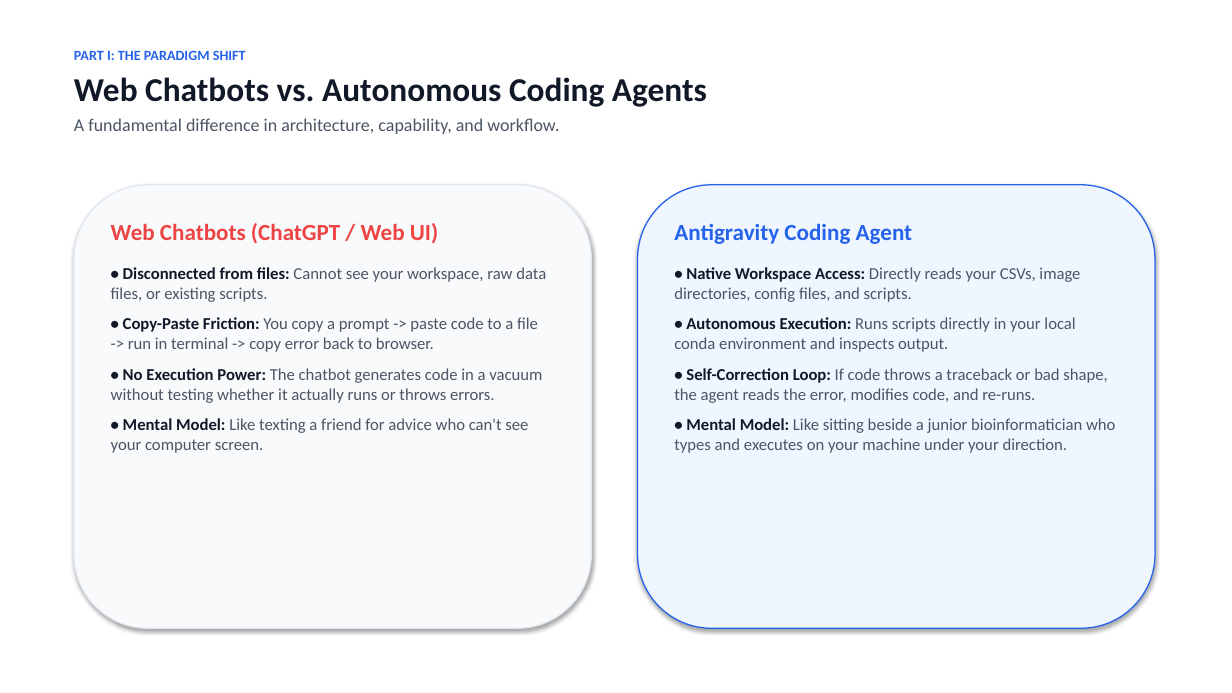
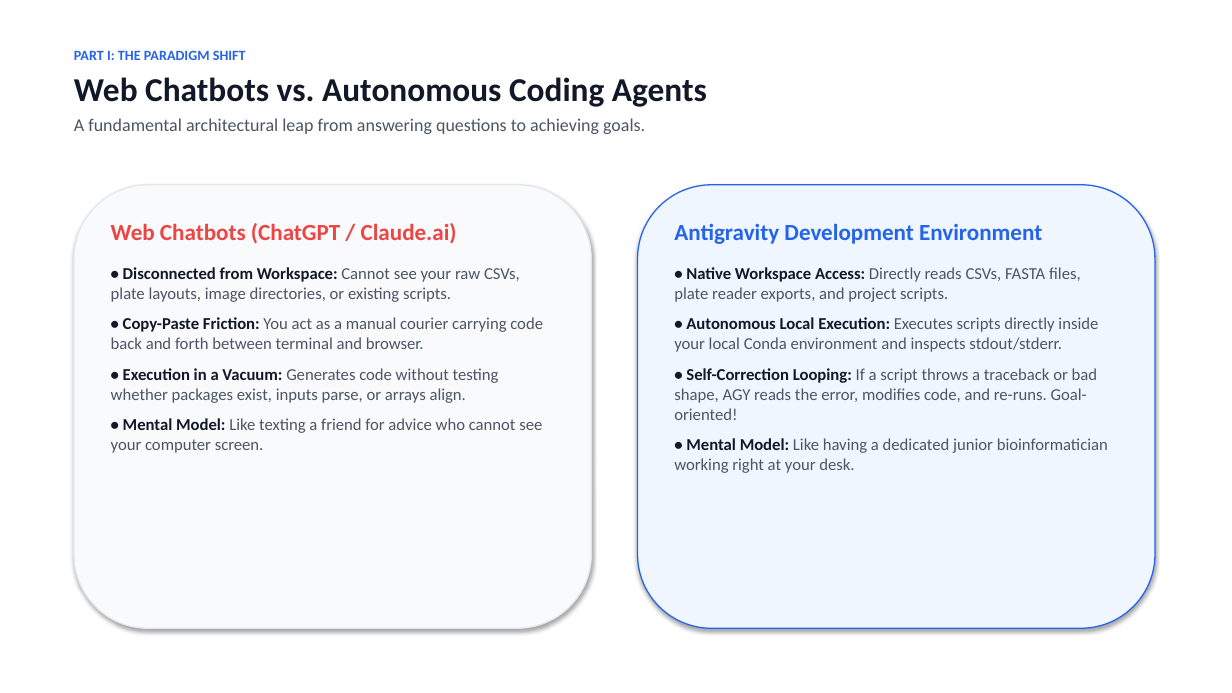
Before and after one commit to berman-lab/antigravity-intoduction-presentation, a slide deck: slide 3 of antigravity_lab_presentation.pptx. Drawn at 1232x693 pixels with LibreOffice and Linux fonts; fonts in the diff are those of the drawing. Boxes give left, top, right and bottom in pixels: in the first picture for what was removed or moved away, otherwise in the second. Text is boxed around its words. In the diff, an @@ line names an element or a change of style, - is before the commit and + after.

```diff
--- a/antigravity_lab_presentation.pptx
+++ b/antigravity_lab_presentation.pptx
@@ text at box(74, 118, 645, 134): text changed @@
-A fundamental difference in architecture, capability, and workflow.
+A fundamental architectural leap from answering questions to achieving goals.
@@ text at box(111, 223, 543, 453): text changed @@
-Web Chatbots (ChatGPT / Web UI)
-• Disconnected from files: Cannot see your workspace, raw data files, or existing scripts.
-• Copy-Paste Friction: You copy a prompt -> paste code to a file -> run in terminal -> copy error back to browser.
-• No Execution Power: The chatbot generates code in a vacuum without testing whether it actually runs or throws errors.
-• Mental Model: Like texting a friend for advice who can't see your computer screen.
+Web Chatbots (ChatGPT / Claude.ai)
+• Disconnected from Workspace: Cannot see your raw CSVs, plate layouts, image directories, or existing scripts.
+• Copy-Paste Friction: You act as a manual courier carrying code back and forth between terminal and browser.
+• Execution in a Vacuum: Generates code without testing whether packages exist, inputs parse, or arrays align.
+• Mental Model: Like texting a friend for advice who cannot see your computer screen.
@@ text at box(674, 223, 1108, 473): text changed @@
-Antigravity Coding Agent
-• Native Workspace Access: Directly reads your CSVs, image directories, config files, and scripts.
-• Autonomous Execution: Runs scripts directly in your local conda environment and inspects output.
-• Self-Correction Loop: If code throws a traceback or bad shape, the agent reads the error, modifies code, and re-runs.
-• Mental Model: Like sitting beside a junior bioinformatician who types and executes on your machine under your direction.
+Antigravity Development Environment
+• Native Workspace Access: Directly reads CSVs, FASTA files, plate reader exports, and project scripts.
+• Autonomous Local Execution: Executes scripts directly inside your local Conda environment and inspects stdout/stderr.
+• Self-Correction Looping: If a script throws a traceback or bad shape, AGY reads the error, modifies code, and re-runs. Goal-oriented!
+• Mental Model: Like having a dedicated junior bioinformatician working right at your desk.
```
Also in this commit, not shown: 9 other slides changed, 7 slides added, 6 slides removed, 4 other files.
